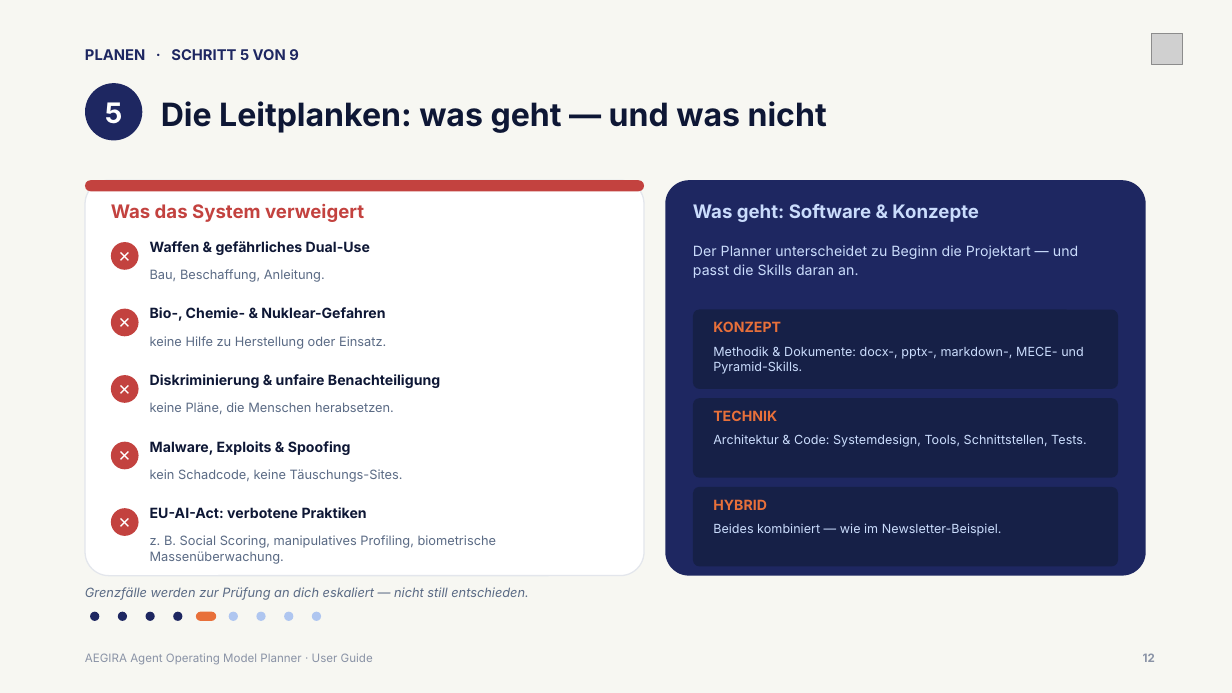
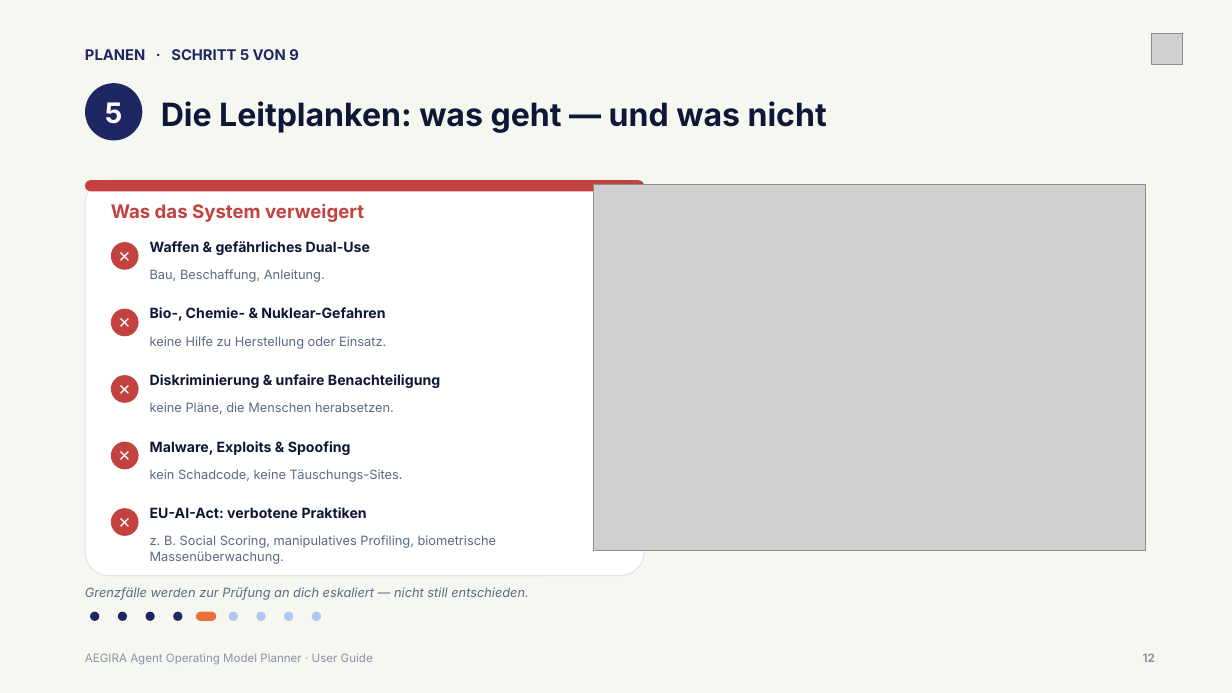
Before and after one commit to exmachinai/agent_operating_model_planner, a slide deck: slide 12 of deliverables/AEGIRA_Planner_User_Guide.pptx. Drawn at 1232x693 pixels with LibreOffice and Linux fonts; fonts in the diff are those of the drawing; grey boxes stand for pictures. Boxes give left, top, right and bottom in pixels: in the first picture for what was removed or moved away, otherwise in the second. Text is boxed around its words. In the diff, an @@ line names an element or a change of style, - is before the commit and + after.

```diff
--- a/deliverables/AEGIRA_Planner_User_Guide.pptx
+++ b/deliverables/AEGIRA_Planner_User_Guide.pptx
@@ picture added at bbox=[593, 185, 1146, 551] @@
@@ rounded rectangle removed at bbox=[665, 180, 1146, 576] @@
@@ text removed at bbox=[693, 204, 979, 222] @@
-Was geht: Software & Konzepte
@@ text removed at bbox=[693, 245, 1078, 278] @@
-Der Planner unterscheidet zu Beginn die Projektart — und passt die Skills daran an.
@@ rounded rectangle removed at bbox=[693, 310, 1118, 389] @@
@@ text removed at bbox=[713, 321, 781, 332] @@
-KONZEPT
@@ text removed at bbox=[713, 346, 1084, 374] @@
-Methodik & Dokumente: docx-, pptx-, markdown-, MECE- und Pyramid-Skills.
@@ rounded rectangle removed at bbox=[693, 398, 1118, 478] @@
@@ text removed at bbox=[713, 410, 777, 421] @@
-TECHNIK
@@ text removed at bbox=[713, 434, 1086, 447] @@
-Architektur & Code: Systemdesign, Tools, Schnittstellen, Tests.
@@ rounded rectangle removed at bbox=[693, 487, 1118, 567] @@
@@ text removed at bbox=[713, 499, 767, 510] @@
-HYBRID
@@ text removed at bbox=[713, 523, 1002, 536] @@
-Beides kombiniert — wie im Newsletter-Beispiel.
```
Also in this commit, not shown: 6 other slides changed, 45 other files.
